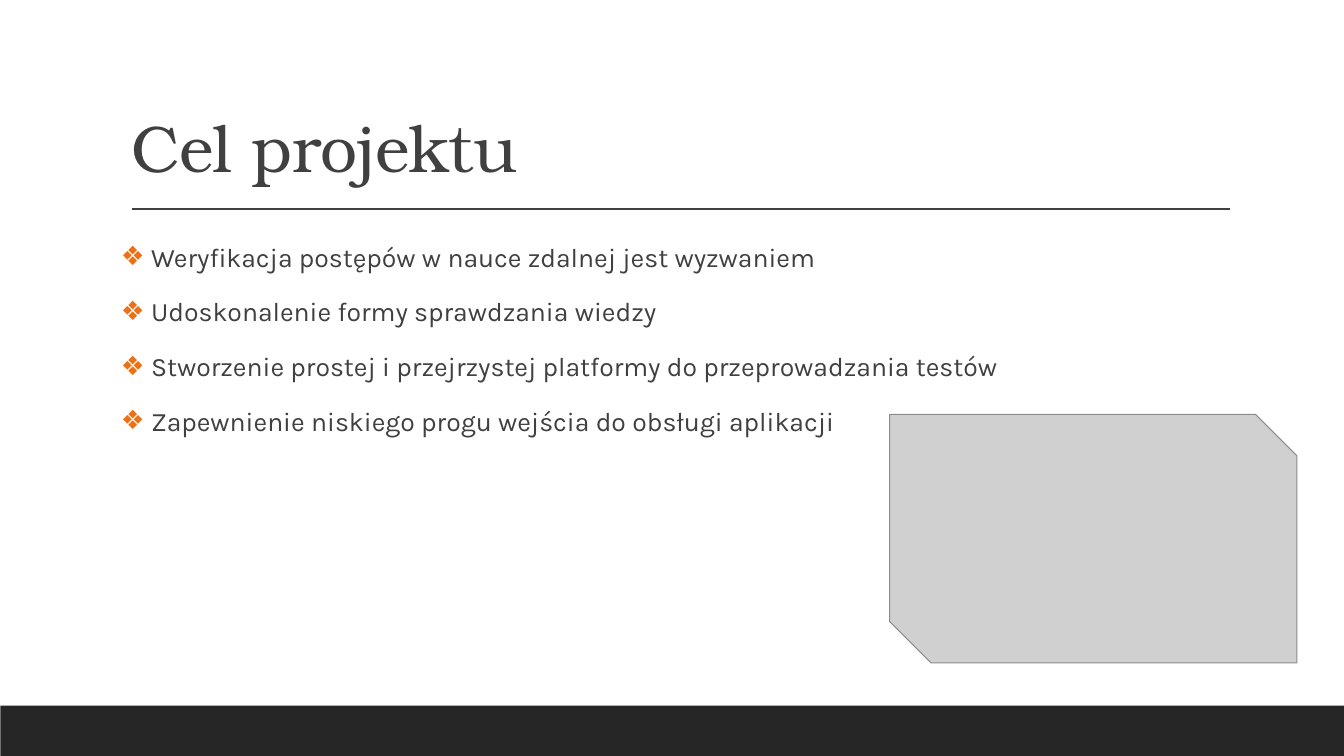
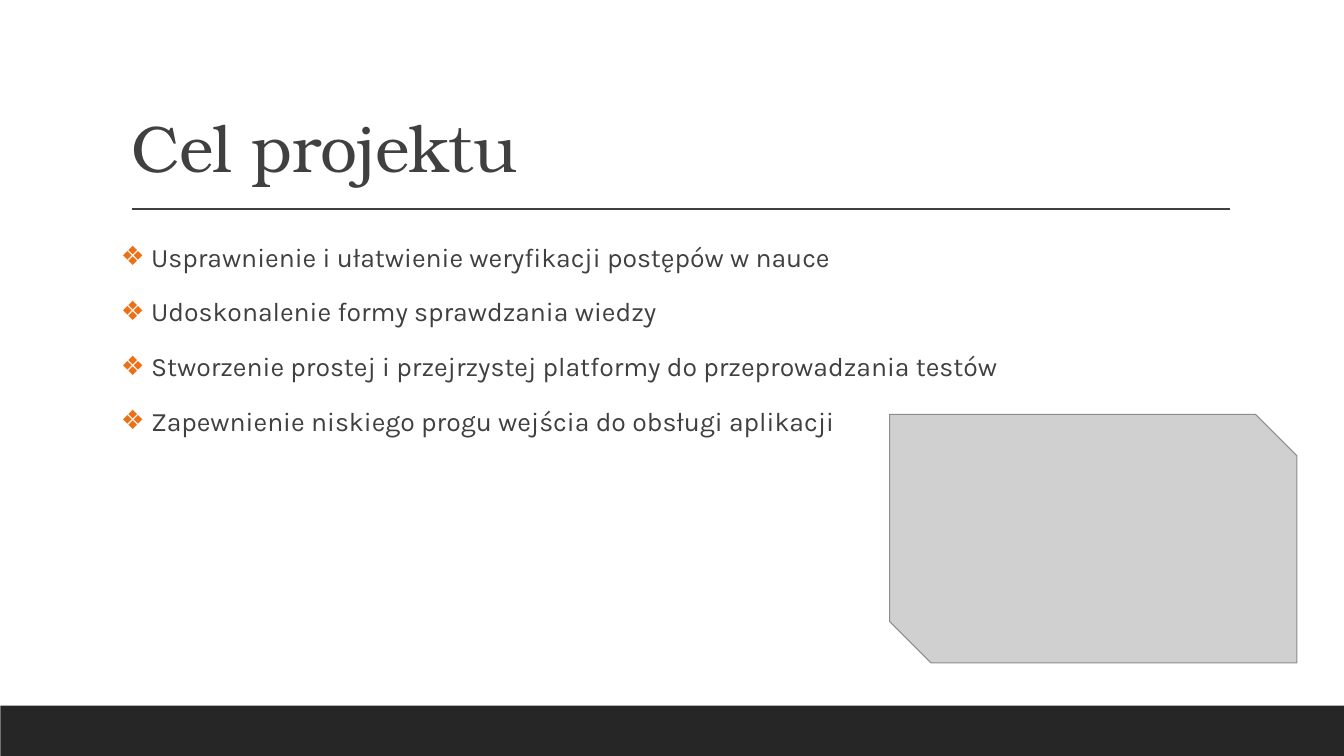
Before and after one commit to hubert-kniola/CodeRevv, a slide deck: slide 3 of pz/1/Z1P1.pptx. Drawn at 1344x756 pixels with LibreOffice and Linux fonts; fonts in the diff are those of the drawing; grey boxes stand for pictures. Boxes give left, top, right and bottom in pixels: in the first picture for what was removed or moved away, otherwise in the second. Text is boxed around its words. In the diff, an @@ line names an element or a change of style, - is before the commit and + after.

```diff
--- a/pz/1/Z1P1.pptx
+++ b/pz/1/Z1P1.pptx
@@ text at (151,247,830,274): text changed @@
-❖ Weryfikacja postępów w nauce zdalnej jest wyzwaniem
+❖ Usprawnienie i ułatwienie weryfikacji postępów w nauce
```
Also in this commit, not shown: 3 other slides changed.
